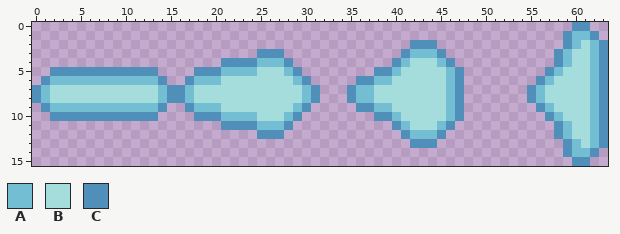
Two versions of one pixel-art sprite, images/player/sprite_player_laser_landing.png. Above, as it was before the edit.
The file is 384x96 pixels, drawn in blocks of 6x6; one block is one cell here.
Palette (. is transparent): A #73bed3  B #a4dddb  C #4f8fba
Pixels before, first column x 0:
 0 ............................................................CC..
 1 ...........................................................CAAC.
 2 ..........................................CCC..............CABAC
 3 .........................CCC.............CAAAC............CABBAC
 4 .....................CCCCAAAC...........CABBBAC...........CABBAC
 5 ..CCCCCCCCCCCC....CCCAAAABBBAC........CCABBBBBAC.........CABBBAC
 6 .CAAAAAAAAAAAAC..CAAABBBBBBBBAC.....CCAABBBBBBAC........CABBBBAC
 7 CABBBBBBBBBBBBACCABBBBBBBBBBBBAC...CAABBBBBBBBAC.......CABBBBBAC
 8 CABBBBBBBBBBBBACCABBBBBBBBBBBBAC...CAABBBBBBBBAC.......CABBBBBAC
 9 .CAAAAAAAAAAAAC..CAAABBBBBBBBAC.....CCAABBBBBBAC........CABBBBAC
10 ..CCCCCCCCCCCC....CCCAAAABBBAC........CCABBBBBAC.........CABBBAC
11 .....................CCCCAAAC...........CABBBAC...........CABBAC
12 .........................CCC.............CAAAC............CABBAC
13 ..........................................CCC..............CABAC
14 ...........................................................CAAC.
15 ............................................................CC..
And afterwards:
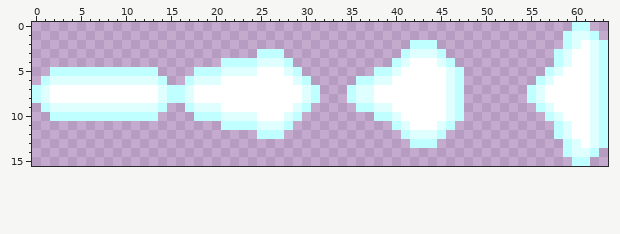
The exact change:
colour A: #73bed3 -> #dfffff
colour B: #a4dddb -> #ffffff
colour C: #4f8fba -> #bfffff
Where, in picture pixels (left, top, right, bottom), the same in both pictures:
changed: (527, 22, 608, 166)
changed: (32, 40, 464, 148)
